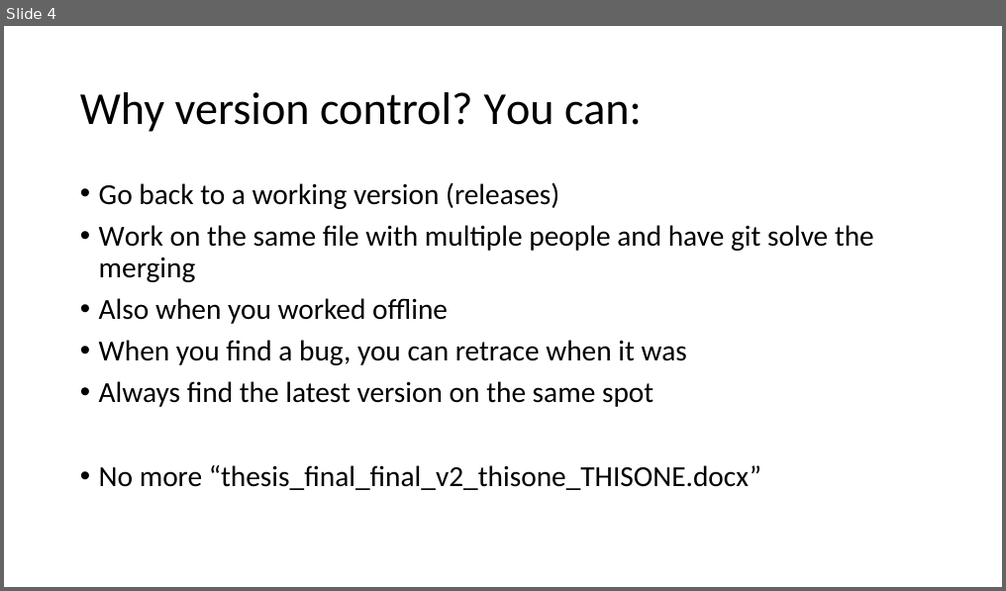
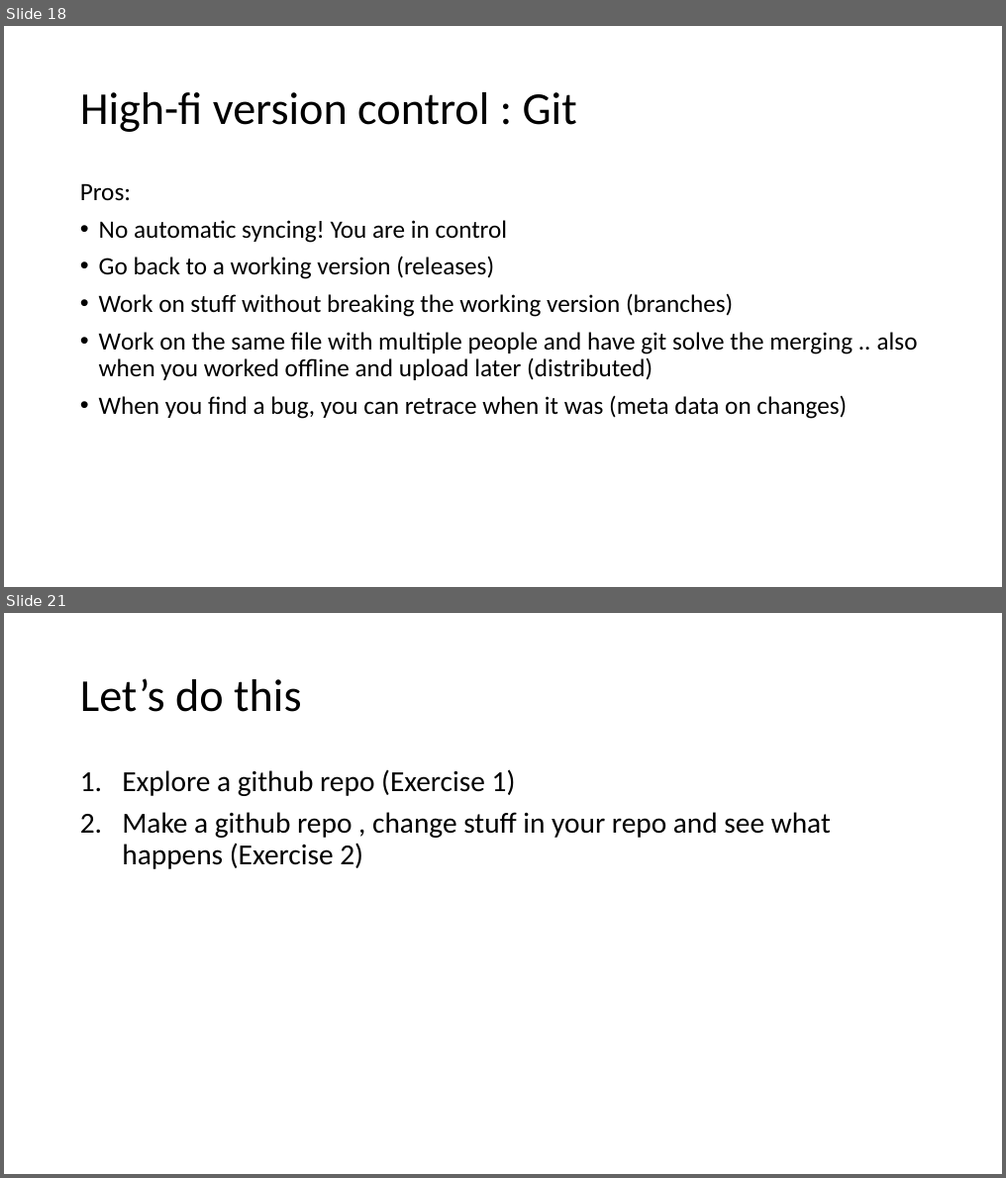
Before and after one commit to VHP4Safety/github_intro_training, a slide deck: powerpoints/github_part1.pptx. Shown one above the other, each under a label of ours: slide 4 before the commit, slides 18 and 21 after it; the slides between them are not shown. The pictures are 1006x591 and 1006x1178 pixels, drawn with LibreOffice and Linux fonts; fonts in the diff are those of the drawing. Boxes give left, top, right and bottom in pixels: in the first picture for what was removed or moved away, otherwise in the second. Text is boxed around its words. In the diff, an @@ line names an element or a change of style, - is before the commit and + after.

Commit message:
ppt intro version control

```diff
--- a/powerpoints/github_part1.pptx
+++ b/powerpoints/github_part1.pptx
@@ slide 21 added at <box>4,613,1002,1174</box>, background #FFFFFF @@
@@ title added at <box>80,678,301,712</box>, 44 pt, text #000000 @@
+Let’s do this
@@ text added at <box>122,769,831,869</box>, 28 pt, text #000000 @@
+1. Explore a github repo (Exercise 1)
+2. Make a github repo , change stuff in your repo and see what happens (Exercise 2)
@@ what was slide 4 is now slide 18 @@
@@ slide 18 changed as well @@
@@ title at <box>80,92,577,132</box>: text changed @@
-Why version control? You can:
+High-fi version control : Git
@@ text at <box>80,183,508,243</box>: paragraphs added @@
+Pros:
+• No automatic syncing! You are in control
@@ text at <box>99,256,494,279</box>: size 28 to 24 pt in "Go back to a working version (releases)" @@
@@ text at <box>99,293,918,419</box>: text changed; size 28 to 24 pt @@
-• Work on the same file with multiple people and have git solve the merging
-• Also when you worked offline
-• When you find a bug, you can retrace when it was
-• Always find the latest version on the same spot
-• No more “thesis_final_final_v2_thisone_THISONE.docx”
+• Work on stuff without breaking the working version (branches)
+• Work on the same file with multiple people and have git solve the merging .. also when you worked offline and upload later (distributed)
+• When you find a bug, you can retrace when it was (meta data on changes)
```
Also in this commit, not shown: 4 other slides changed, 13 other slides added, 2 slides removed.
